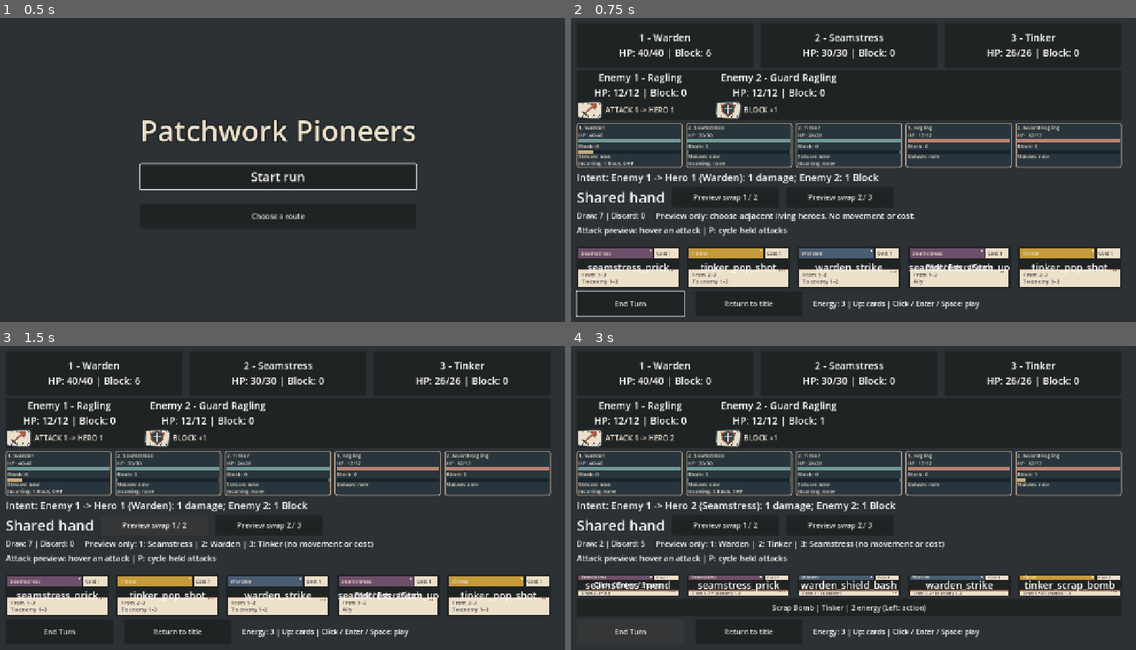
Above: before the commit, frames 1-4 (two rows, left to right).
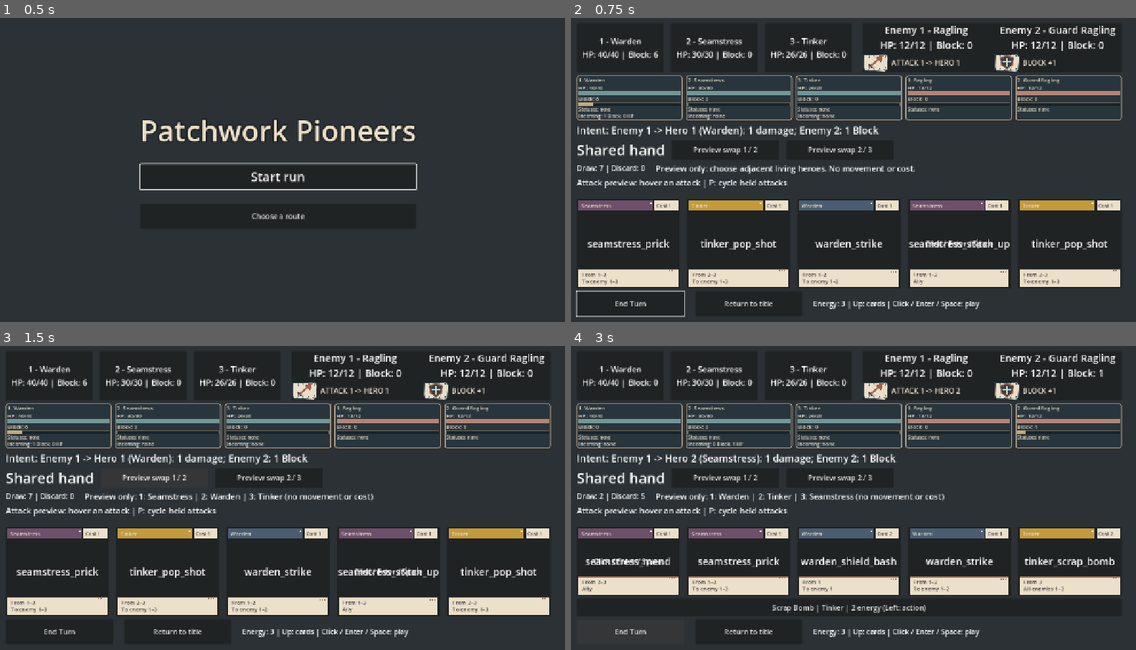
Above: after the commit, the same moments.

Repository: jcoev123-jpg/PatchworkPioneers
Game: Godot game, scene res://scenes/app.tscn
Two runs of this game, one before a commit and one after it. Both use one fixed random seed, a clock stepped at 60 frames per second and the inputs below.
Inputs:
- Up to frame 1 (0.5 s): no input
- Up to frame 2 (0.75 s): click "Start run" at 0.5 s
- Up to frame 3 (1.5 s): click "Preview swap 1 / 2" at 1.25 s
- Up to frame 4 (3 s): click "Preview swap 2 / 3" at 2 s; click "End Turn" at 2.75 s

Frame 1 is identical in both runs. In frame 2, 23% of the frame differs, in the area x 0-98%, y 2-84%; in frame 3, 23%; in frame 4, 24%, in the area x 0-98%, y 2-83%.

Commit message:
Patchwork Pioneers cycle 039: Place the live hero and enemy rosters side by side
Accepted by relay v2 (Claude final review, tests green).

Diff:
--- a/scripts/live_combat_meters.gd
+++ b/scripts/live_combat_meters.gd
@@ -36,7 +36,7 @@
 		row.name = "CombatMeters"
 		row.mouse_filter = Control.MOUSE_FILTER_IGNORE
 		row.add_theme_constant_override("separation", 8)
-		var column := app.hero_view.get_parent() as VBoxContainer
+		var column := app.intent_label.get_parent() as VBoxContainer
 		# Reserve room for the bars while leaving the existing target panels actionable.
 		column.add_theme_constant_override("separation", 6)
 		column.add_child(row)
--- a/scripts/live_enemy_roster.gd
+++ b/scripts/live_enemy_roster.gd
@@ -6,6 +6,12 @@
 var _battle: Control
 var _labels: Array[Label] = []
 var _badges: Array[LiveEnemyIntentBadge] = []
+var battle_row: HBoxContainer
+var _heroes: HBoxContainer
+var _hero_parent: Node
+var _hero_index := 0
+var _hero_flags := 0
+var _hero_fonts: Dictionary = {}
 
 
 func _ready() -> void:
@@ -20,21 +26,41 @@
 
 func _sync_battle() -> void:
 	var app = get_parent()
-	if app.deck == null or not is_instance_valid(app.battle_view):
+	if app.deck == null or not is_instance_valid(app.battle_view) \
+			or not is_instance_valid(app.hero_view):
 		_clear()
 		return
-	if _battle == app.battle_view:
+	if _battle == app.battle_view and is_instance_valid(battle_row) and is_instance_valid(panel):
 		return
 	_clear()
+	if app.enemies == null:
+		return
 	_battle = app.battle_view
 	_battle.tree_exiting.connect(_clear, CONNECT_ONE_SHOT)
 	enemies = app.enemies
+	_heroes = app.hero_view
+	_hero_parent = _heroes.get_parent()
+	_hero_index = _heroes.get_index()
+	_hero_flags = _heroes.size_flags_horizontal
+	for hero_panel in app.hero_panels:
+		var label := hero_panel.get_child(0) as Label
+		_hero_fonts[label] = label.get_theme_font_size("font_size")
+		label.add_theme_font_size_override("font_size", 18)
+	battle_row = HBoxContainer.new()
+	battle_row.name = "BattleActorSides"
+	battle_row.mouse_filter = Control.MOUSE_FILTER_IGNORE
+	battle_row.size_flags_horizontal = Control.SIZE_EXPAND_FILL
+	battle_row.add_theme_constant_override("separation", 24)
+	_hero_parent.add_child(battle_row)
+	_hero_parent.move_child(battle_row, _hero_index)
+	_heroes.reparent(battle_row, false)
+	_heroes.size_flags_horizontal = Control.SIZE_EXPAND_FILL
 	panel = PanelContainer.new()
 	panel.name = "EnemyRosterPanel"
 	panel.mouse_filter = Control.MOUSE_FILTER_IGNORE
 	var rows := HBoxContainer.new()
 	rows.mouse_filter = Control.MOUSE_FILTER_IGNORE
-	rows.add_theme_constant_override("separation", 24)
+	rows.add_theme_constant_override("separation", 8)
 	panel.add_child(rows)
 	for enemy in enemies.get_enemies():
 		var column := VBoxContainer.new()
@@ -54,14 +80,13 @@
 		badge.source_position = enemy.position
 		column.add_child(badge)
 		_badges.append(badge)
-	var column: Node = app.hero_view.get_parent()
-	column.add_child(panel)
-	column.move_child(panel, app.hero_view.get_index() + 1)
+	panel.custom_minimum_size.x = 300
+	battle_row.add_child(panel)
 	_refresh()
 
 
 func _refresh() -> void:
-	if enemies == null:
+	if enemies == null or not is_instance_valid(panel):
 		return
 	var roster := enemies.get_enemies()
 	var announcements: Dictionary = {}
@@ -79,11 +104,31 @@
 
 
 func _clear() -> void:
+	if is_instance_valid(_battle) and _battle.tree_exiting.is_connected(_clear):
+		_battle.tree_exiting.disconnect(_clear)
+	# Return the app-owned controls before disposing of our temporary container.
+	if is_instance_valid(_heroes) and is_instance_valid(_hero_parent):
+		if _heroes.get_parent() != _hero_parent:
+			_heroes.reparent(_hero_parent, false)
+		_hero_parent.move_child(_heroes, mini(_hero_index, _hero_parent.get_child_count() - 1))
+		_heroes.size_flags_horizontal = _hero_flags
+	_heroes = null
+	_hero_parent = null
+	for label in _hero_fonts:
+		if is_instance_valid(label):
+			label.add_theme_font_size_override("font_size", _hero_fonts[label])
+	_hero_fonts.clear()
 	enemies = null
 	_labels.clear()
 	_badges.clear()
 	if is_instance_valid(panel):
-		panel.get_parent().remove_child(panel)
+		if panel.get_parent() != null:
+			panel.get_parent().remove_child(panel)
 		panel.queue_free()
 	panel = null
+	if is_instance_valid(battle_row):
+		if battle_row.get_parent() != null:
+			battle_row.get_parent().remove_child(battle_row)
+		battle_row.queue_free()
+	battle_row = null
 	_battle = null
--- a/tests/live_enemy_roster_test.gd
+++ b/tests/live_enemy_roster_test.gd
@@ -178,6 +178,66 @@
 		app.end_turn_button.mouse_filter != Control.MOUSE_FILTER_IGNORE and
 		app.return_button.mouse_filter != Control.MOUSE_FILTER_IGNORE,
 		"keyboard and pointer controls still receive input")
+	_geometry(app, presenter)
+
+
+func _geometry(app, presenter) -> void:
+	_check(is_instance_valid(presenter.battle_row), "horizontal battle wrapper exists")
+	if not is_instance_valid(presenter.battle_row):
+		return
+	var left: Rect2 = app.hero_view.get_global_rect()
+	var right: Rect2 = presenter.panel.get_global_rect()
+	_check(app.hero_view.get_parent() == presenter.battle_row and
+		presenter.panel.get_parent() == presenter.battle_row and
+		presenter.battle_row.get_child_count() == 2,
+		"same app-owned hero row and original enemy panel are the two sides")
+	_check(left.end.x <= right.position.x and not left.intersects(right) and
+		is_equal_approx(left.position.y, right.position.y), "heroes left and enemies right share one horizontal row")
+	_check(app.hero_panels.size() == 3 and presenter._labels.size() == 2, "five original actor slots exist")
+	var controls: Array[Control] = [app.hero_view, presenter.panel, app.hand_view,
+		app.end_turn_button, app.return_button, app.intent_label, app.pile_label]
+	for index in range(app.hero_panels.size()):
+		var slot: PanelContainer = app.hero_panels[index]
+		_check(slot.get_parent() == app.hero_view and slot.get_index() == index and
+			slot.get_child(0).text.begins_with("%d - %s" % [index + 1, app.party.get_hero(index + 1).name]),
+			"hero slot retains authoritative ordered identity")
+		controls.append(slot)
+		controls.append(slot.get_child(0))
+	for label in presenter._labels:
+		controls.append(label)
+	for control in controls:
+		var rect := control.get_global_rect()
+		_check(control.is_visible_in_tree() and rect.size.x > 0 and rect.size.y > 0 and
+			Rect2(0, 0, 1280, 720).encloses(rect), "bounded visible battle control: " + control.name)
+		if control is Label:
+			_check(control.get_minimum_size().x <= rect.size.x, "actor and intent text has readable width")
+	for lower in [app.hand_view, app.end_turn_button, app.return_button]:
+		_check(presenter.battle_row.get_global_rect().end.y <= lower.get_global_rect().position.y,
+			"actor sides stay above usable hand and actions")
+
+
+func _mouse_attack(app, reference, presenter) -> void:
+	var chosen: Control
+	var target := 0
+	var card_id := ""
+	for card in app.hand_view.get_children():
+		var id: String = card.get_child(0).text
+		var preview := CombatAttackTargeting.new().get_preview(app.deck, app.party, app.enemies, id)
+		if preview.playable and preview.requires_selection and not preview.target_positions.is_empty():
+			chosen = card
+			target = preview.target_positions.back()
+			card_id = id
+			break
+	_check(chosen != null and target > 0, "real seeded hand supplies a playable targeted attack")
+	if chosen == null or target == 0:
+		return
+	var before := _snapshot(app)
+	await _input_mouse(chosen)
+	_check(_snapshot(app) == before, "mouse card selection alone changes no combat state")
+	await _input_mouse(presenter._labels[target - 1])
+	var result := CombatAttackCards.new().play_attack(reference.deck, reference.party, reference.enemies, card_id, target)
+	_check(result.ok and _snapshot(app) != before, "mouse enemy selection commits a real attack")
+	_check(_snapshot(app) == _snapshot(reference), "mouse attack preserves complete reference HP/Block, piles, energy and RNG")
 
 
 func _run() -> void:
@@ -224,7 +284,32 @@
 			reference.free()
 			_finish()
 			return
+		var heroes = app.hero_view
+		var hero_slots: Array = app.hero_panels.duplicate()
+		var original_parent = presenter._hero_parent
+		var old_row_id: int = presenter.battle_row.get_instance_id()
+		var old_panel_id: int = presenter.panel.get_instance_id()
+		presenter._clear()
+		_check(is_instance_valid(heroes) and heroes.get_parent() == original_parent and
+			app.hero_panels == hero_slots, "explicit clear restores same app-owned heroes and slots")
+		presenter._sync_battle()
+		await process_frame
+		await process_frame
+		_check(not is_instance_id_valid(old_row_id) and not is_instance_id_valid(old_panel_id),
+			"clear/remount frees temporary wrapper and panel")
+		_check(app.hero_view == heroes and app.hero_panels == hero_slots, "remount retains hero node identities")
+		_geometry(app, presenter)
+		var state_before_repair := _snapshot(app)
+		presenter.panel.free()
+		presenter._refresh()
+		presenter._sync_battle()
+		await process_frame
+		await process_frame
+		_check(app.hero_view == heroes and app.hero_panels == hero_slots and
+			_snapshot(app) == state_before_repair, "destroyed enemy panel remount preserves app heroes and full combat state")
+		_geometry(app, presenter)
 		var roster_ref: WeakRef = weakref(presenter.enemies)
+		var row_id: int = presenter.battle_row.get_instance_id()
 		var panel_id: int = presenter.panel.get_instance_id() if is_instance_valid(presenter.panel) else 0
 		var before := _snapshot(app)
 		app.start_button.pressed.emit()
@@ -234,6 +319,9 @@
 		_check(app.battle_view.find_children("EnemyRosterPanel", "PanelContainer", true, false).size() == 1,
 			"exactly one presenter panel per battle")
 		_check(presenter._badges.size() == 2, "duplicate Start Run cannot add intent badges")
+		_check(presenter.battle_row.get_instance_id() == row_id and
+			app.battle_view.find_children("BattleActorSides", "HBoxContainer", true, false).size() == 1,
+			"duplicate Start retains exactly one horizontal wrapper")
 		_check(_snapshot(app) == before, "duplicate Start Run preserves all gameplay state")
 		var trace: Array = []
 		for turn in range(12):
@@ -258,6 +346,8 @@
 			_assert_badges(app, presenter, 2 if turn % 2 == 0 else 1)
 			_check(_snapshot(app) == _snapshot(reference),
 				"real pointer/keyboard End Turn matches same exact reference state")
+		await _mouse_attack(app, reference, presenter)
+		_geometry(app, presenter)
 		var announced_before_death: Array[Dictionary] = app.enemy_intents.get_intents()
 		var guard_before_death: Dictionary = app.enemies.get_enemy(2)
 		_check(app.enemies.apply_damage(1, 100), "real CombatEnemies.apply_damage slays only ragling")
@@ -267,6 +357,13 @@
 			app.enemy_intents.get_intents() == announced_before_death,
 			"slaying ragling leaves guard and the schedule intact")
 		_assert_badges(app, presenter)
+		_check(app.enemies.apply_damage(2, 100), "final enemy damage exercises terminal layout")
+		await process_frame
+		await process_frame
+		_check(app.battle_result.get_outcome() == CombatBattleResult.VICTORY and
+			app.reward_buttons.size() == 4, "terminal geometry uses real victory and reward controls")
+		_geometry(app, presenter)
+		_assert_badges(app, presenter)
 		if session == 0:
 			first_trace = trace
 		else:
@@ -277,6 +374,8 @@
 			presenter._badges.is_empty(), "Return immediately releases roster, panel and badges")
 		await process_frame
 		_check(not is_instance_id_valid(panel_id), "old panel freed")
+		_check(not is_instance_id_valid(row_id) and not is_instance_valid(heroes) and
+			presenter.battle_row == null, "Return frees old wrapper and app-owned battle with no orphan heroes")
 		presenter._refresh()
 		_check(presenter._badges.is_empty() and presenter.panel == null,
 			"no-session refresh cannot resummon stale callbacks or badges")
@@ -343,7 +442,8 @@
 		_check(app.deck == null and app.party == null and app.run_rng == null and app.enemies == null,
 			"bad roster rejects every run object atomically")
 		_check(presenter.enemies == null and presenter.panel == null and presenter._badges.is_empty() and
-			app.battle_view == null, "invalid complete source creates no partial roster, panel or badges")
+			app.battle_view == null and presenter.battle_row == null,
+			"invalid complete source creates no partial roster, wrapper, panel or badges")
 		presenter._refresh()
 		_check(presenter._badges.is_empty() and presenter.panel == null,
 			"failed Start has no stale cue callback")
--- a/tests/live_party_test.gd
+++ b/tests/live_party_test.gd
@@ -27,7 +27,9 @@
 	_check(is_instance_valid(app.hero_view) and app.hero_view.is_visible_in_tree(), "hero row visible")
 	if not is_instance_valid(app.hero_view):
 		return
-	_check(app.hero_view != app.hand_view and app.hero_view.get_parent() == app.hand_view.get_parent(),
+	_check(app.hero_view != app.hand_view and not app.hero_view.is_ancestor_of(app.hand_view)
+		and app.battle_view.is_ancestor_of(app.hero_view)
+		and app.hero_view.get_global_rect().end.y <= app.hand_view.get_global_rect().position.y,
 		"heroes occupy a separate row from hand")
 	_check(app.hero_view.get_child_count() == 3 and app.hero_panels.size() == 3, "three mounted hero panels")
 	for index in range(3):
